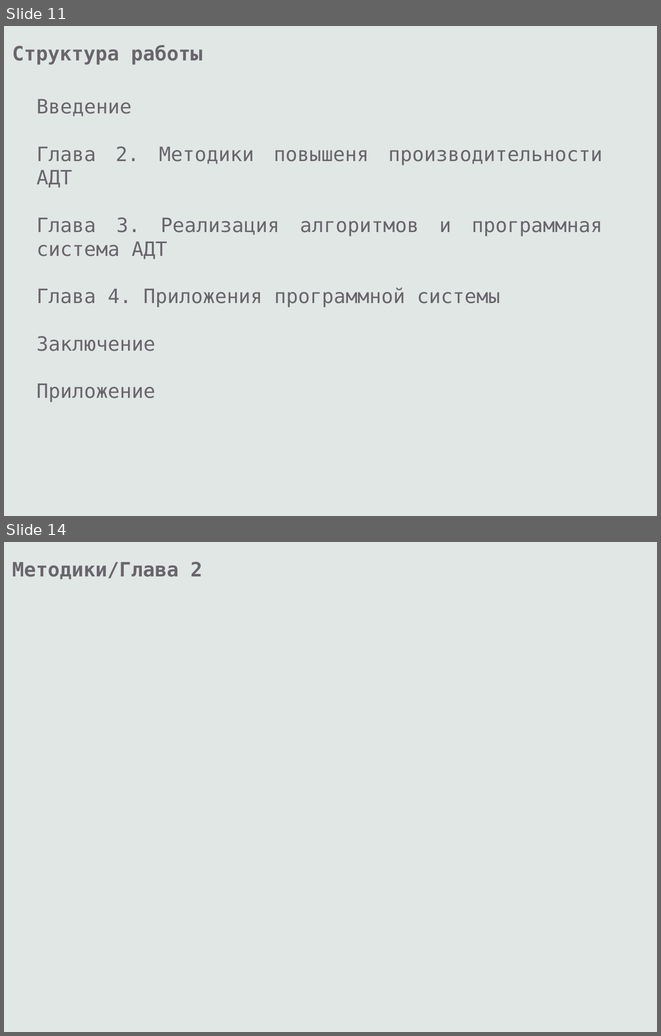
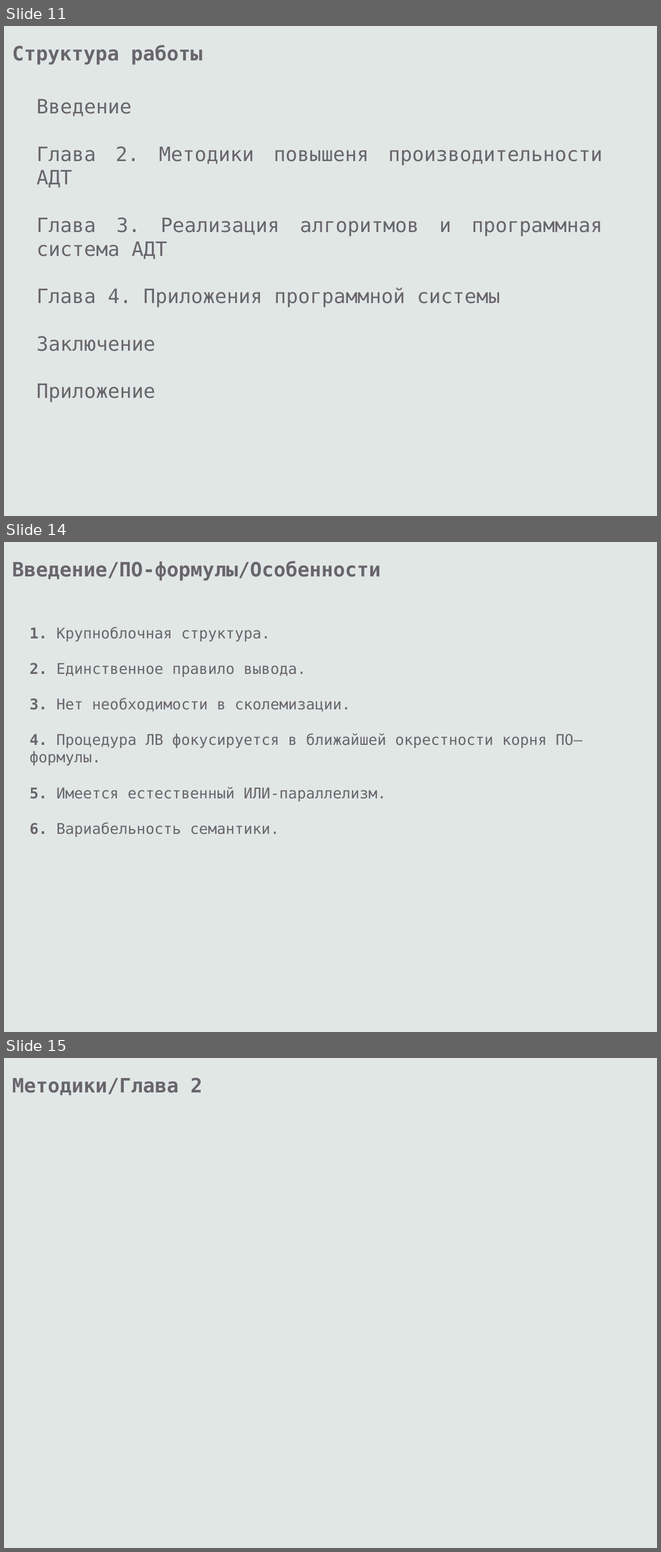
Before and after one commit to eugeneai/prisnif, a slide deck: brick/pres/pacman.odp. Shown one above the other, each under a label of ours: slides 11 and 14 before the commit, slides 11, 14 and 15 after it; the slides between them are not shown. The pictures are 661x1036 and 661x1552 pixels, drawn with LibreOffice and Linux fonts; fonts in the diff are those of the drawing. Boxes give left, top, right and bottom in pixels: in the first picture for what was removed or moved away, otherwise in the second. Text is boxed around its words. In the diff, an @@ line names an element or a change of style, - is before the commit and + after.

```diff
--- a/brick/pres/pacman.odp
+++ b/brick/pres/pacman.odp
@@ slide 14 added at <box>4,542,657,1032</box>, background #E1E7E5 @@
@@ text added at <box>12,561,380,581</box>, 24 pt, text #69656C, bold @@
+Введение/ПО-формулы/Особенности
@@ text added at <box>29,627,582,837</box>, 18 pt, text #69656C @@
+1. Крупноблочная структура.
+2. Единственное правило вывода.
+3. Нет необходимости в сколемизации.
+4. Процедура ЛВ фокусируется в ближайшей окрестности корня ПО—
+формулы.
+5. Имеется естественный ИЛИ-параллелизм.
+6. Вариабельность семантики.
@@ what was slide 14 is now slide 15 @@
```
Also in this commit, not shown: 5 slides changed, 1 other slide added, 1 slide removed, 1 other file.
